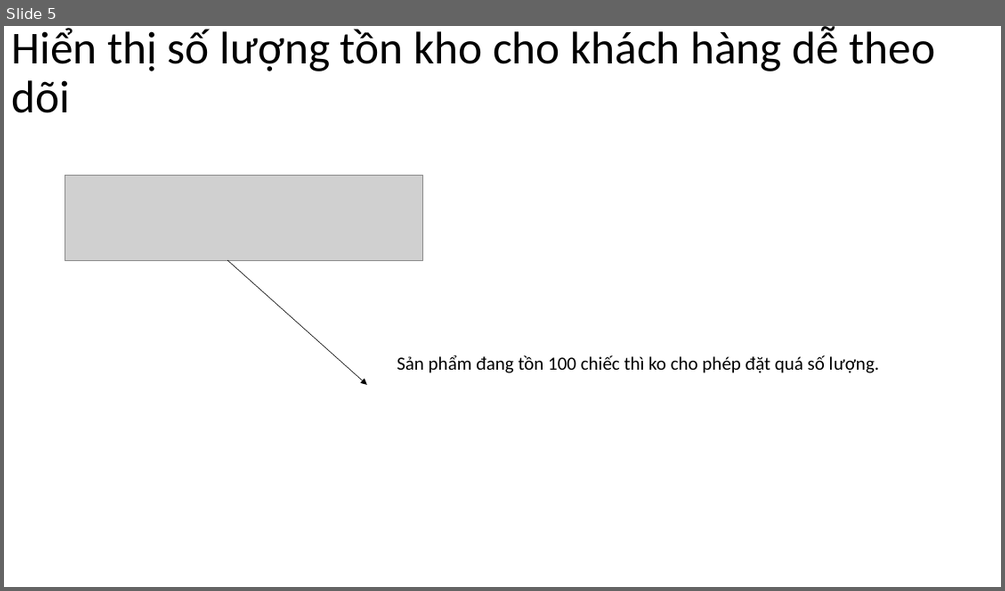
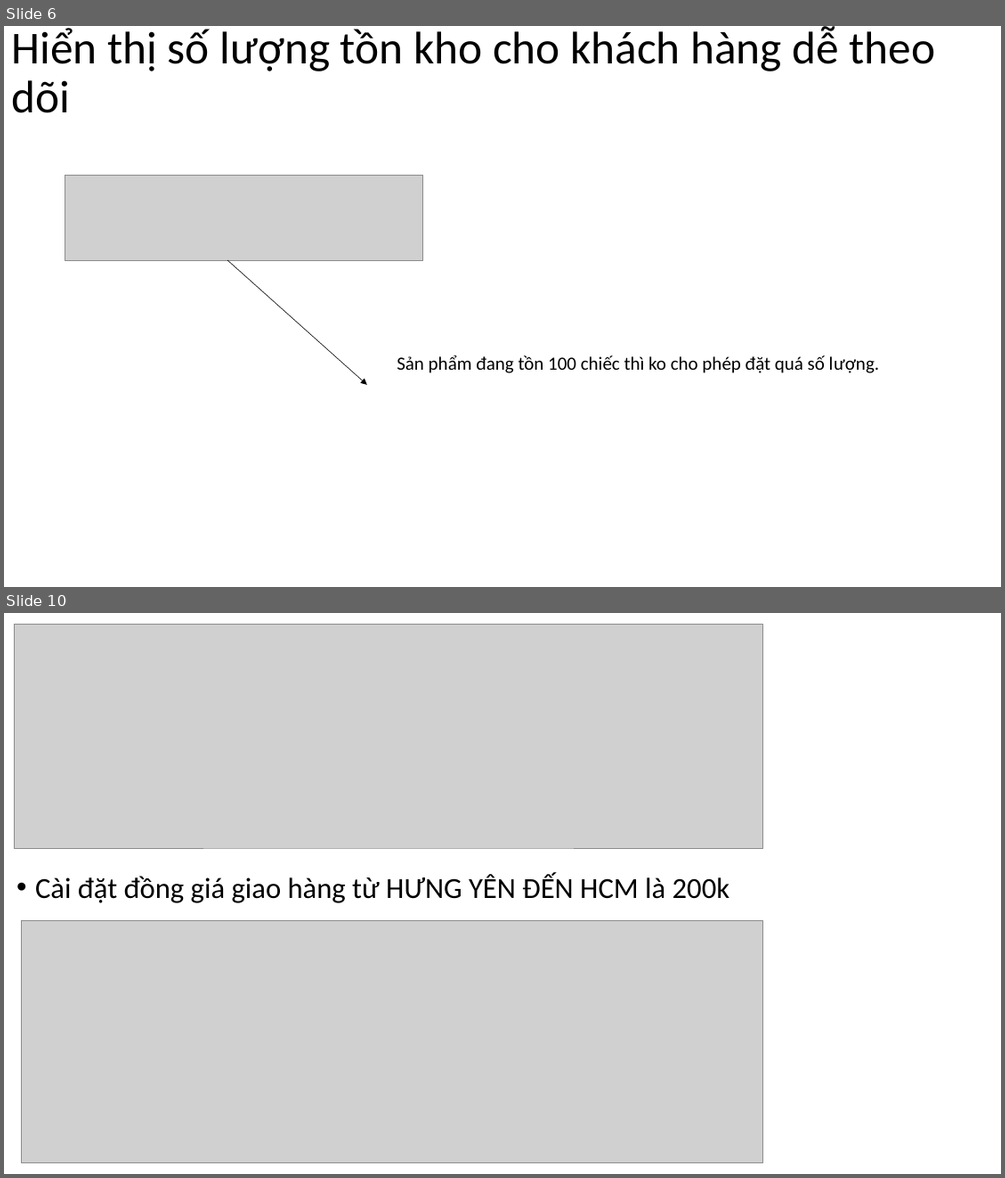
Before and after one commit to DangVanDoan05/WordPress, a slide deck: Woocommerce Toàn Tập A - Z.pptx. Shown one above the other, each under a label of ours: slide 5 before the commit, slides 6 and 10 after it; the slides between them are not shown. The pictures are 1005x591 and 1005x1178 pixels, drawn with LibreOffice and Linux fonts; fonts in the diff are those of the drawing; grey boxes stand for pictures. Boxes give left, top, right and bottom in pixels: in the first picture for what was removed or moved away, otherwise in the second. Text is boxed around its words. In the diff, an @@ line names an element or a change of style, - is before the commit and + after.

```diff
--- a/Woocommerce Toàn Tập A - Z.pptx
+++ b/Woocommerce Toàn Tập A - Z.pptx
@@ slide 10 added at (x1=4, y1=613, x2=1001, y2=1174), background #FFFFFF @@
@@ picture added at (x1=15, y1=624, x2=763, y2=848) @@
@@ text added at (x1=35, y1=874, x2=729, y2=903), 28 pt, text #000000 @@
+• Cài đặt đồng giá giao hàng từ HƯNG YÊN ĐẾN HCM là 200k
@@ picture added at (x1=21, y1=920, x2=762, y2=1163) @@
@@ what was slide 5 is now slide 6 @@
```
Also in this commit, not shown: 2 slides changed, 12 other slides added, 2 slides removed, 1 other file.
